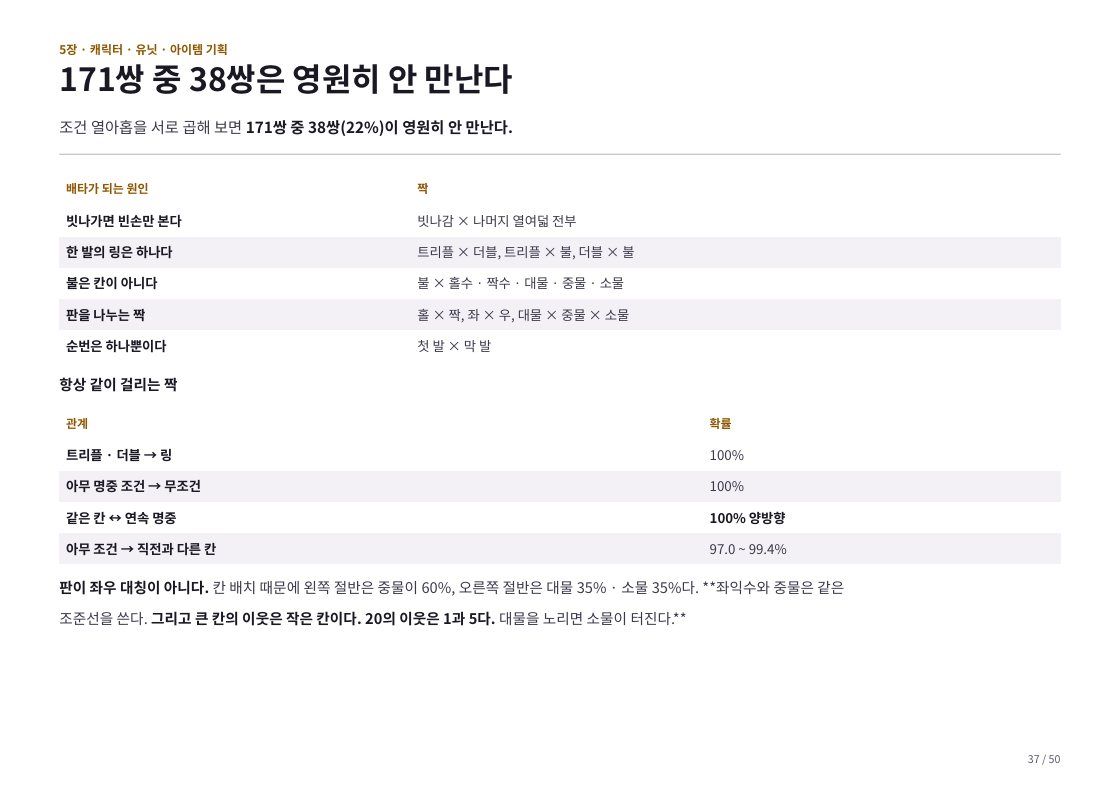
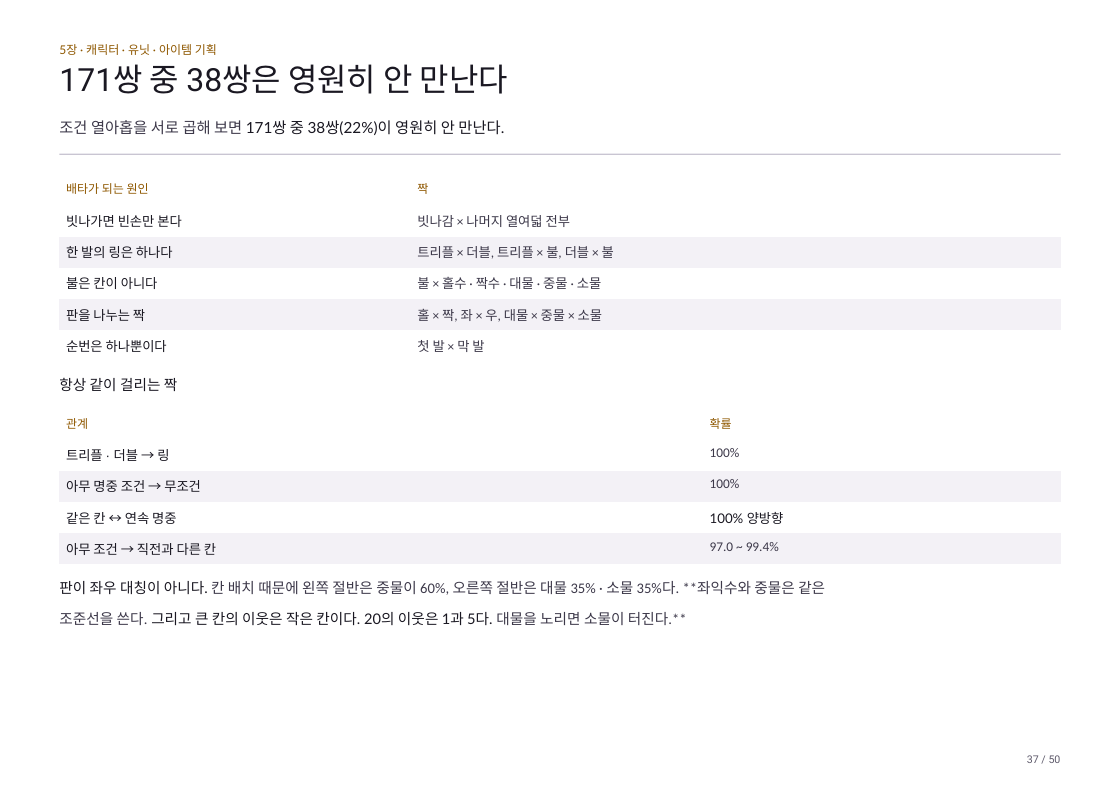
Before and after one commit to GGbong69/test-03, a slide deck: slide 37 of docs/기획서.pptx. Drawn at 1120x792 pixels with LibreOffice and Linux fonts; fonts in the diff are those of the drawing. Boxes give left, top, right and bottom in pixels: in the first picture for what was removed or moved away, otherwise in the second. Text is boxed around its words. In the diff, an @@ line names an element or a change of style, - is before the commit and + after.

```diff
--- a/docs/기획서.pptx
+++ b/docs/기획서.pptx
@@ text "5장 · 캐릭터 · 유닛 ..." at box(59, 44, 217, 55): font Noto Sans CJK KR to Lato, bold off @@
@@ text "171쌍 중 38쌍은 영원히 안 ..." at box(59, 64, 508, 94): font Noto Sans CJK KR to Roboto, bold off @@
@@ text "조건 열아홉을 서로 곱해 보면 ..." at box(59, 120, 504, 135): font Noto Sans CJK KR to Calibri in "조건 열아홉을 서로 곱해 보면"; font Noto Sans CJK KR to Lato, bold off in "171쌍 중 38쌍(22%)이 영원히 안 만난다." @@
@@ table at box(59, 174, 1061, 361) @@
@@ font Noto Sans CJK KR to Lato in "배타가 되는 원인", "짝" @@
@@ bold off in "배타가 되는 원인", "짝", "빗나가면 빈손만 본다", "한 발의 링은 하나다" and 3 more places @@
@@ font Noto Sans CJK KR to Arial in "빗나가면 빈손만 본다", "한 발의 링은 하나다", "불은 칸이 아니다", "판을 나누는 짝" and 1 more places @@
@@ font Noto Sans CJK KR to Calibri in "빗나감 × 나머지 열여덟 전부", "트리플 × 더블, 트리플 × 불, 더블 ...", "불 × 홀수 · 짝수 · 대물 ...", "홀 × 짝, 좌 × 우, 대물 ..." and 1 more places @@
@@ text "항상 같이 걸리는 짝" at box(59, 378, 177, 391): font Noto Sans CJK KR to Lato, bold off @@
@@ table at box(59, 409, 1061, 564) @@
@@ font Noto Sans CJK KR to Lato in "관계", "확률", "100% 양방향" @@
@@ bold off in "관계", "확률", "트리플 · 더블 → 링", "아무 명중 조건 → 무조건" and 3 more places @@
@@ font Noto Sans CJK KR to Arial in "트리플 · 더블 → 링", "아무 명중 조건 → 무조건", "같은 칸 ↔ 연속 명중", "아무 조건 → 직전과 다른 칸" @@
@@ font Noto Sans CJK KR to Calibri in "100%", "100%", "97.0 ~ 99.4%" @@
@@ text "판이 좌우 대칭이 아니다. 칸 ..." at box(59, 581, 825, 625): font Noto Sans CJK KR to Lato, bold off in "판이 좌우 대칭이 아니다.", "그리고 큰 칸의 이웃은 작은 칸이다. 20의 ..."; font Noto Sans CJK KR to Calibri in "칸 배치 때문에 왼쪽 절반은 중물이 60%, ...", "조준선을 쓴다. 대물을 노리면 소물이 터진다.**" @@
@@ text "37 / 50" at box(1027, 755, 1061, 763): font Noto Sans CJK KR to Roboto @@
```
Also in this commit, not shown: 49 other slides changed, 2 other files.
